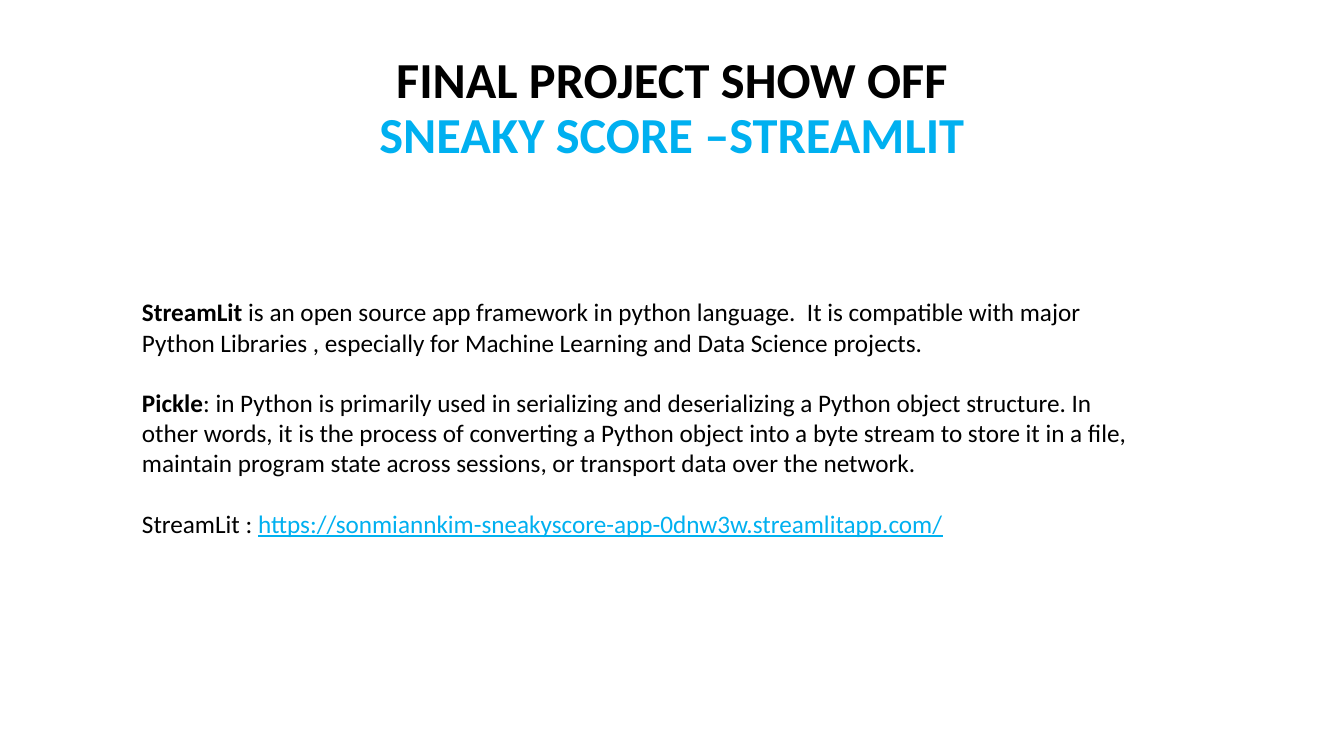
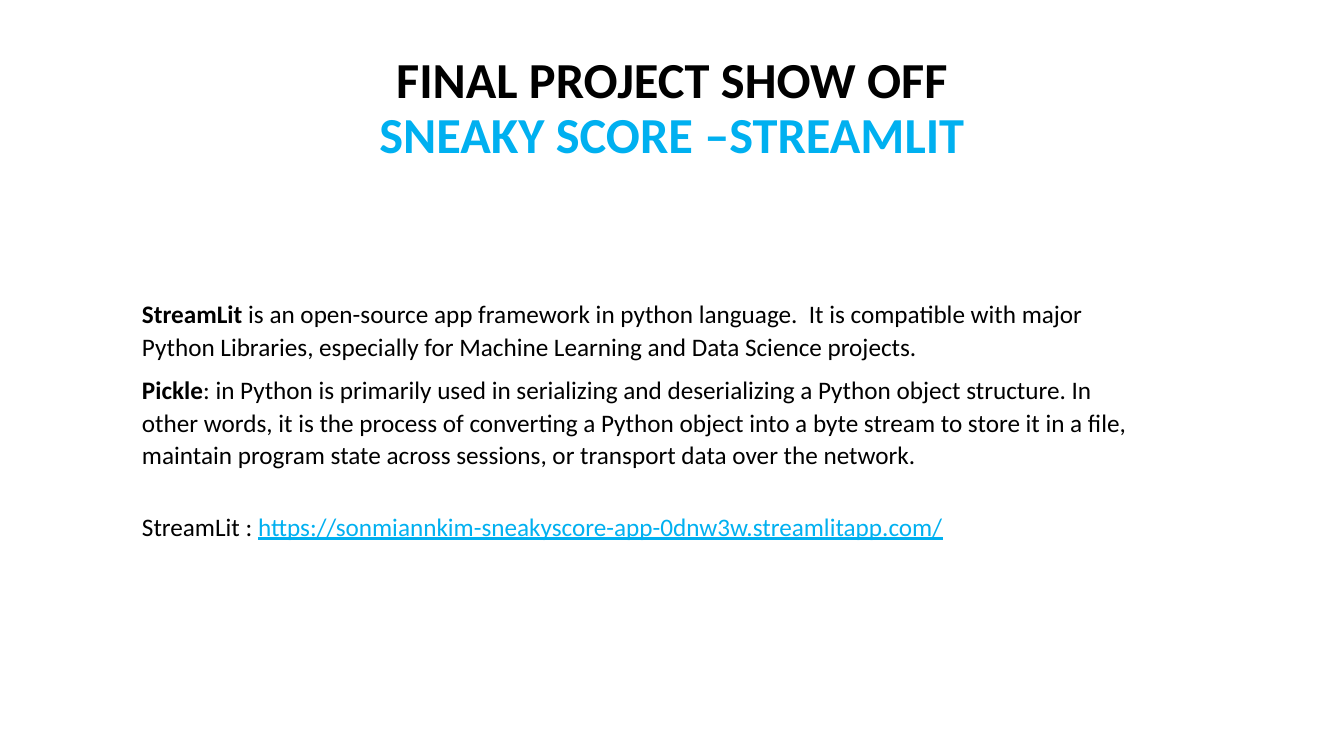
Before and after one commit to sonmiannkim/SneakyScore, a slide deck: slide 7 of FINAL_PROJECT_Web.pptx (slide 5 before the commit). Drawn at 1344x756 pixels with LibreOffice and Linux fonts; fonts in the diff are those of the drawing. Boxes give left, top, right and bottom in pixels: in the first picture for what was removed or moved away, otherwise in the second. Text is boxed around its words. In the diff, an @@ line names an element or a change of style, - is before the commit and + after.

```diff
--- a/FINAL_PROJECT_Web.pptx
+++ b/FINAL_PROJECT_Web.pptx
@@ text at box(142, 305, 1082, 361): text changed @@
-StreamLit is an open source app framework in python language. It is compatible with major Python Libraries , especially for Machine Learning and Data Science projects.
+StreamLit is an open-source app framework in python language. It is compatible with major Python Libraries, especially for Machine Learning and Data Science projects.
@@ text at box(142, 381, 1126, 469): line spacing 1 to 1.07; more space between paragraphs @@
```
Also in this commit, not shown: 1 other slide changed, 2 slides added.
